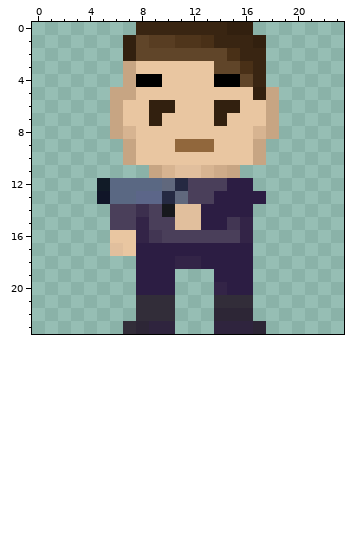
A pixel-art sprite gets an edit: Assets/Art/Player/gun2.png. The first picture shows the starting point.
The file is 24x24 pixels. Colours within 5 levels of each other are drawn and written as one.
After:
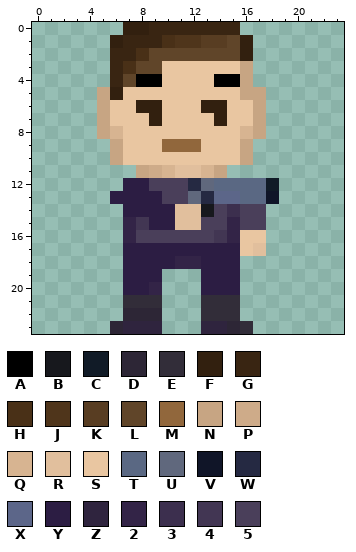
Palette (. is transparent): A #000000  B #17181d  C #111b27  D #2d2636  E #322d39  F #32200f  G #392512  H #493017  J #4f351b  K #583d22  L #604529  M #91673c  N #c7a583  P #ceab89  Q #d7b491  R #e1bf9d  S #e9c6a1  T #5a6883  U #60687d  V #101528  W #252942  X #5c6689  Y #2c1d43  Z #2f243e  2 #332447  3 #3c2f4e  4 #423653  5 #4a3f5a
From old to new:
Changed rows in their new state; - is an unchanged pixel.
first column x 5:
 0 --FF------G.--
 1 -FGGGH--KKLF.-
 2 -GGH------LF.-
 3 -GHLL----SSN.-
 4 -GL--------N.-
 5 NFS--------NN.
 6 NS-F-S--F-S-N.
 7 NS----------N.
 8 NQS--------QN.
 9 -NS--M--S--N.-
10 -NS--------N.-
11 ---NP----N.---
12 ..YY555WUTTTTC
13 .YYYY55UWXXTTV
14 -.YYYY--B5355-
15 -.24YY--55255-
16 -.255----42SS-
17 -.Y--------SR-
18 --Y--------.--
19 --Y--.--Y--.--
20 --Y-2.--YY-.--
21 --E--.--E--.--
22 --DDD.--EEE.--
23 -DZZ-.--Z-DE.-
Where, in picture pixels (left, top, right, bottom), the same in both pictures:
changed: (97, 22, 279, 334)
